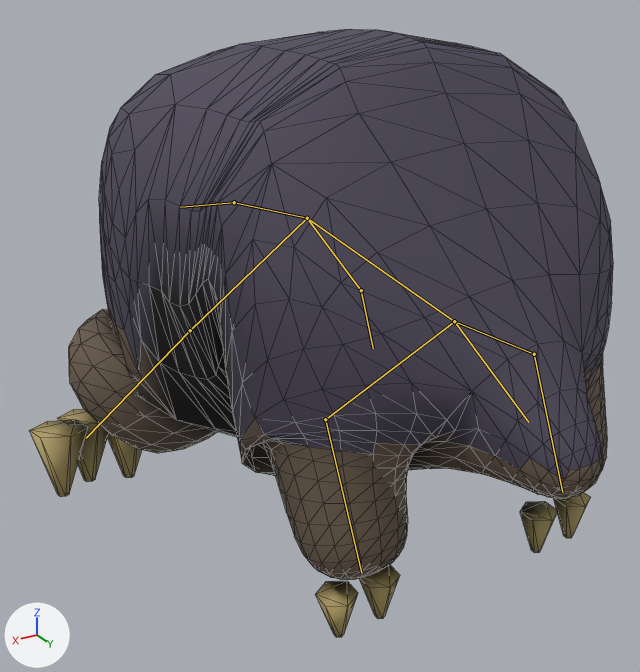
Two versions of the glTF model public/models/yumekuimogura.glb, one commit apart.
One viewpoint serves both versions: a 50 mm camera at (0.295, 0.494, 0.335) aimed at (0.003, 0.007, 0.091). The lights are fixed; the arrows at lower left show +X, +Y and +Z. The older version comes first. Both versions are drawn at frame 11 of the action 'walk'; the numbers are the values there. The bones that change, and the others that lie on the model, are drawn over the model as lines. Mesh edges are drawn as thin lines.

The first picture shows 'yumekuimogura'.
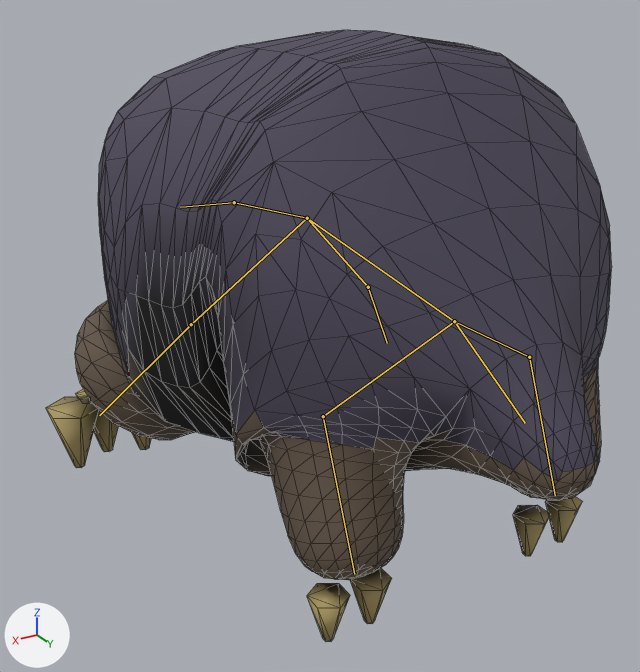
What differs and where, as boxes [x1, y1, x2, y2] in the pictures (640 x 672 px):
'yumekuimogura', posed
    before: [29, 29, 613, 637]
    after: [46, 30, 611, 642]
bone 'hip-tail1', root to tip
    before: (454, 321) to (528, 422)
    after: (454, 321) to (525, 423)
bone 'chest-hipF.L', root to tip
    before: (307, 218) to (190, 330)
    after: (307, 218) to (191, 324)
bone 'hipF.L-footF.L', root to tip
    before: (190, 330) to (86, 438)
    after: (191, 324) to (99, 415)
bone 'chest-hipF.R', root to tip
    before: (307, 218) to (361, 290)
    after: (307, 218) to (368, 287)
bone 'hip-hipB.L', root to tip
    before: (454, 321) to (325, 419)
    after: (454, 321) to (323, 416)
bone 'hip-hipB.R', root to tip
    before: (454, 321) to (534, 354)
    after: (454, 321) to (529, 357)

The change, as a list of edits to the scene's bpy script:
```text
Change bone_hip_tail1:
    where bone_hip_tail1 = bpy.data.objects['yumekuimogura_arm'].pose.bones['hip-tail1']  # child of 'chest-hip'
    bone_hip_tail1.rotation_quaternion: (1.0, 0.0, 0.0, 0.019) -> (1.0, 0.0, 0.0, 0.0)  # degrees (0, 0, 2) -> degrees (0, 0, 0)
Change bone_chest_hipf_l:
    where bone_chest_hipf_l = bpy.data.objects['yumekuimogura_arm'].pose.bones['chest-hipF.L']  # child of 'chest-hip'
    bone_chest_hipf_l.rotation_quaternion: (0.998, 0.062, 0.002, 0.025) -> (1.0, 0.0, 0.0, 0.0)  # degrees (7, 0, 3) -> degrees (0, 0, 0)
Change bone_hipf_l_footf_l:
    where bone_hipf_l_footf_l = bpy.data.objects['yumekuimogura_arm'].pose.bones['hipF.L-footF.L']  # child of 'chest-hipF.L'
    bone_hipf_l_footf_l.rotation_quaternion: (0.999, 0.04, 0.0, 0.0) -> (1.0, 0.0, 0.0, 0.0)  # degrees (5, 0, 0) -> degrees (0, 0, 0)
Change bone_chest_hipf_r:
    where bone_chest_hipf_r = bpy.data.objects['yumekuimogura_arm'].pose.bones['chest-hipF.R']  # child of 'chest-hip'
    bone_chest_hipf_r.rotation_quaternion: (1.0, -0.027, 0.0, -0.008) -> (1.0, 0.0, 0.0, 0.0)  # degrees (-3, 0, -1) -> degrees (0, 0, 0)
Change bone_hip_hipb_l:
    where bone_hip_hipb_l = bpy.data.objects['yumekuimogura_arm'].pose.bones['hip-hipB.L']  # child of 'chest-hip'
    bone_hip_hipb_l.rotation_quaternion: (0.999, -0.037, 0.0, 0.0) -> (1.0, 0.0, 0.0, 0.0)  # degrees (-4, 0, 0) -> degrees (0, 0, 0)
Change bone_hip_hipb_r:
    where bone_hip_hipb_r = bpy.data.objects['yumekuimogura_arm'].pose.bones['hip-hipB.R']  # child of 'chest-hip'
    bone_hip_hipb_r.rotation_quaternion: (1.0, 0.019, 0.0, 0.0) -> (1.0, 0.0, 0.0, 0.0)  # degrees (2, 0, 0) -> degrees (0, 0, 0)
```
